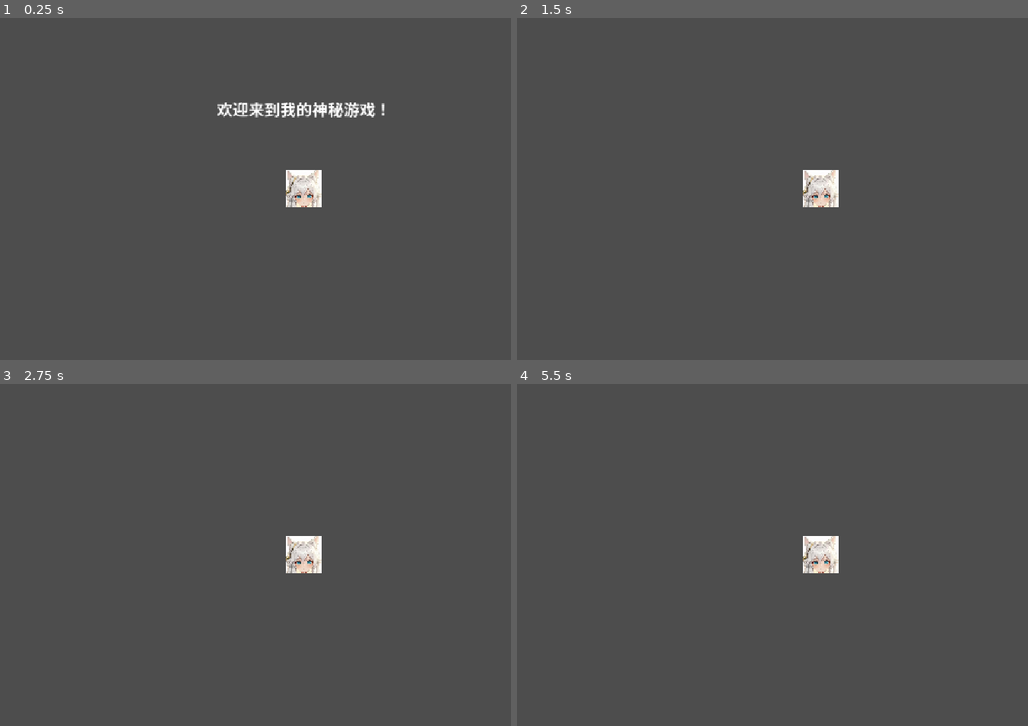
Above: before the commit, frames 1-4 (two rows, left to right).
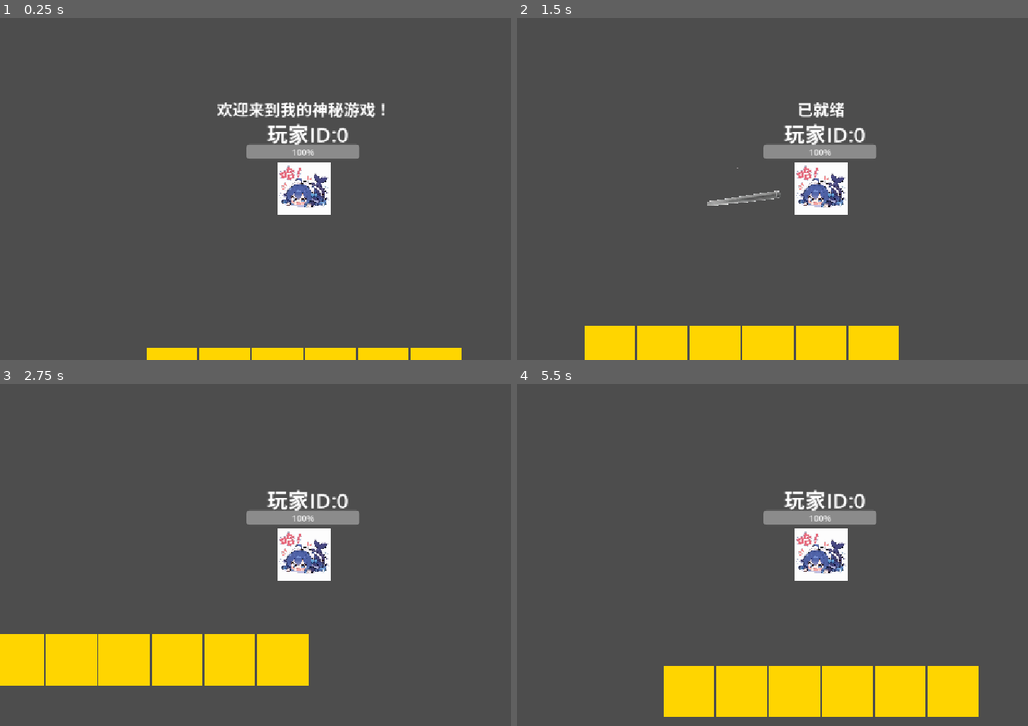
Above: after the commit, the same moments.

Repository: Sui-xie/NewGames
Game: Godot game, scene res://root.tscn
Two runs of this game, one before a commit and one after it. Both use one fixed random seed, a clock stepped at 60 frames per second and the inputs below.
Inputs (mouse positions are in pixels of both pictures, inside the frame that each line leads up to):
- Up to frame 1 (0.25 s): no input
- Up to frame 2 (1.5 s): tap Enter at 0.5 s; move the mouse to (956, 171) at 0.52 s; hold D (move_right) 0.53-1.28 s; click (956, 171) at 0.67 s; move the mouse to (700, 206) at 1.27 s; hold S (move_down) from 1.28 s (still down); click (700, 206) at 1.42 s
- Up to frame 3 (2.75 s): move the mouse to (362, 479) at 2.02 s; release S (move_down) at 2.03 s; hold D (move_right) from 2.03 s (still down); click (362, 479) at 2.17 s
- Up to frame 4 (5.5 s): move the mouse to (792, 623) at 2.77 s; release D (move_right) at 2.78 s; hold W (move_up) 2.78-3.53 s; click (792, 623) at 2.92 s; move the mouse to (1002, 606) at 3.52 s; hold A (move_left) 3.53-5.03 s; click (1002, 606) at 3.67 s; move the mouse to (639, 503) at 4.27 s; click (639, 503) at 4.42 s; move the mouse to (849, 555) at 5.02 s; hold S (move_down) from 5.03 s (still down); click (849, 555) at 5.17 s

The runs differ from the first frame. In frame 1, 4.9% of the frame differs, in the area x 28-91%, y 30-100%; in frame 2, 9.3%; in frame 3, 12%; in frame 4, 12%, in the area x 28-91%, y 30-98%.
Error before the commit: Invalid call. Nonexistent function 'on' in base 'Nil'. (res://scripts/ctx/ui/titleBuffer.gd:12)

Commit message:
统一地图尺寸，增加了一个示例方块

Diff:
--- a/root.tscn
+++ b/root.tscn
@@ -1,6 +1,25 @@
 [gd_scene format=3 uid="uid://88wsrkbfkyis"]
 
 [ext_resource type="Script" uid="uid://bcdqv1nsx2e44" path="res://scripts/ctx/boot.gd" id="1_pq8q7"]
+[ext_resource type="PackedScene" uid="uid://updfen2abe1g" path="res://scene/block.tscn" id="2_pyidc"]
 
 [node name="Node2D" type="Node2D" unique_id=1239942775]
 script = ExtResource("1_pq8q7")
+
+[node name="Block4" parent="." unique_id=1481412891 instance=ExtResource("2_pyidc")]
+position = Vector2(300, 300)
+
+[node name="Block5" parent="." unique_id=1737926061 instance=ExtResource("2_pyidc")]
+position = Vector2(400, 300)
+
+[node name="Block6" parent="." unique_id=1427239008 instance=ExtResource("2_pyidc")]
+position = Vector2(500, 300)
+
+[node name="Block" parent="." unique_id=1479220787 instance=ExtResource("2_pyidc")]
+position = Vector2(0, 300)
+
+[node name="Block2" parent="." unique_id=1564198117 instance=ExtResource("2_pyidc")]
+position = Vector2(100, 300)
+
+[node name="Block3" parent="." unique_id=1648560001 instance=ExtResource("2_pyidc")]
+position = Vector2(200, 300)
--- a/scene/Bailu.tscn
+++ b/scene/Bailu.tscn
@@ -1,12 +1,13 @@
 [gd_scene format=3 uid="uid://cdawo4msk61ki"]
 
-[ext_resource type="Script" uid="uid://dhbyrqf5syh0p" path="res://scripts/bailu.gd" id="1_hnooe"]
+[ext_resource type="Script" uid="uid://dhbyrqf5syh0p" path="res://scripts/lib/bailu.gd" id="1_hnooe"]
 [ext_resource type="Texture2D" uid="uid://bd7xboiv48nhf" path="res://assets/IMG/白露.jpeg" id="2_lyqr5"]
 
 [sub_resource type="RectangleShape2D" id="RectangleShape2D_cypby"]
 size = Vector2(147, 205)
 
-[node name="Area2D" type="Area2D" unique_id=1627179251]
+[node name="Area2D" type="CharacterBody2D" unique_id=21817119]
+collision_layer = 4
 script = ExtResource("1_hnooe")
 
 [node name="白露" type="Sprite2D" parent="." unique_id=2003839266]
--- a/scene/attack.tscn
+++ b/scene/attack.tscn
@@ -1,6 +1,6 @@
 [gd_scene format=3 uid="uid://cjhod43q2p3na"]
 
-[ext_resource type="Script" uid="uid://boj1ygpl28bjb" path="res://scripts/attack.gd" id="1_4620e"]
+[ext_resource type="Script" uid="uid://boj1ygpl28bjb" path="res://scripts/lib/attack.gd" id="1_4620e"]
 
 [node name="Attack" type="Node" unique_id=1130526934]
 script = ExtResource("1_4620e")
--- /dev/null
+++ b/scene/block.tscn
@@ -0,0 +1,19 @@
+[gd_scene format=3 uid="uid://updfen2abe1g"]
+
+[ext_resource type="Script" uid="uid://d00vgtiikq3oi" path="res://scripts/lib/wall.gd" id="1_osf0l"]
+[ext_resource type="Texture2D" uid="uid://du5gdunoaquvp" path="res://assets/IMG/黄方块.png" id="1_xv03h"]
+
+[sub_resource type="RectangleShape2D" id="RectangleShape2D_cypby"]
+size = Vector2(100, 100)
+
+[node name="Block" type="StaticBody2D" unique_id=1481412891]
+script = ExtResource("1_osf0l")
+
+[node name="CollisionShape2D" type="CollisionShape2D" parent="." unique_id=608447017]
+position = Vector2(50, 50)
+shape = SubResource("RectangleShape2D_cypby")
+
+[node name="黄方块" type="Sprite2D" parent="." unique_id=88519428]
+position = Vector2(50, 50)
+scale = Vector2(0.96, 0.96)
+texture = ExtResource("1_xv03h")
--- a/scene/bullet.tscn
+++ b/scene/bullet.tscn
@@ -1,21 +1,22 @@
 [gd_scene format=3 uid="uid://brfd0de5ypdgw"]
 
 [ext_resource type="Texture2D" uid="uid://ctwbi4cxp6d2w" path="res://assets/IMG/钢管.png" id="1_qwydi"]
-[ext_resource type="Script" uid="uid://caijq2h5n1n5o" path="res://scripts/buttlt.gd" id="1_xw300"]
+[ext_resource type="Script" uid="uid://caijq2h5n1n5o" path="res://scripts/lib/buttlt.gd" id="1_xw300"]
 
 [sub_resource type="CapsuleShape2D" id="CapsuleShape2D_cypby"]
-radius = 15.228062
-height = 349.5855
+radius = 7.2005434
+height = 138.87358
 
 [node name="Bullet" type="Area2D" unique_id=500824647]
+collision_mask = 7
 script = ExtResource("1_xw300")
 
 [node name="CollisionShape2D" type="CollisionShape2D" parent="." unique_id=1783842298]
-position = Vector2(-1.9999998, -19.000002)
+position = Vector2(-1, 1)
 rotation = -1.9970777
 shape = SubResource("CapsuleShape2D_cypby")
 
 [node name="钢管" type="Sprite2D" parent="." unique_id=1811979406]
-position = Vector2(0.99999905, 0.9999981)
-scale = Vector2(0.09459463, 0.0945946)
+position = Vector2(-0.99999994, 8.999999)
+scale = Vector2(0.03800677, 0.03800676)
 texture = ExtResource("1_qwydi")
--- a/scene/player.tscn
+++ b/scene/player.tscn
@@ -1,24 +1,43 @@
 [gd_scene format=3 uid="uid://2aax3kom5fv1"]
 
 [ext_resource type="Script" uid="uid://caiwui538ovx5" path="res://scripts/player/player.gd" id="1_hjaqi"]
-[ext_resource type="Texture2D" uid="uid://b52iw7i5r1daj" path="res://assets/IMG/avator.png" id="2_fvtld"]
+[ext_resource type="Texture2D" uid="uid://optychjbwqhc" path="res://assets/IMG/哈！.jpg" id="2_hjaqi"]
 
 [sub_resource type="RectangleShape2D" id="RectangleShape2D_pyidc"]
-size = Vector2(68, 69)
+size = Vector2(100, 100)
 
-[node name="Player" type="CharacterBody2D" unique_id=1862613727]
+[node name="Player" type="CharacterBody2D" unique_id=1862613727 node_paths=PackedStringArray("nameLabel", "healthBar")]
+collision_layer = 2
 script = ExtResource("1_hjaqi")
-metadata/_edit_horizontal_guides_ = [95.0]
-metadata/_edit_vertical_guides_ = [95.0]
+nameLabel = NodePath("Label")
+healthBar = NodePath("ProgressBar")
+metadata/_edit_horizontal_guides_ = [95.0, 100.0]
+metadata/_edit_vertical_guides_ = [95.0, 100.0]
 
 [node name="Camera2D" type="Camera2D" parent="." unique_id=1551384539]
 position = Vector2(0.5, 1.5)
 
 [node name="CollisionShape2D" type="CollisionShape2D" parent="." unique_id=1452549003]
-position = Vector2(-1, -0.5)
+position = Vector2(3.8146973e-06, 0)
 shape = SubResource("RectangleShape2D_pyidc")
 
-[node name="Sprite2D" type="Sprite2D" parent="." unique_id=1729384052]
-position = Vector2(-1, 0)
-scale = Vector2(0.35602096, 0.35602093)
-texture = ExtResource("2_fvtld")
+[node name="Label" type="Label" parent="." unique_id=191140649]
+offset_left = -280.0
+offset_top = -140.0
+offset_right = 295.0
+offset_bottom = -68.0
+theme_override_font_sizes/font_size = 40
+text = "测试文本"
+horizontal_alignment = 1
+vertical_alignment = 1
+
+[node name="ProgressBar" type="ProgressBar" parent="." unique_id=242200211]
+offset_left = -109.0
+offset_top = -83.0
+offset_right = 105.0
+offset_bottom = -55.0
+
+[node name="哈！" type="Sprite2D" parent="." unique_id=1147042313]
+position = Vector2(3.8146973e-06, 3.8146973e-06)
+scale = Vector2(0.07974482, 0.07974482)
+texture = ExtResource("2_hjaqi")
--- a/scene/uiLayer.tscn
+++ b/scene/uiLayer.tscn
@@ -3,8 +3,9 @@
 [ext_resource type="Script" uid="uid://c7him70q3gqym" path="res://scripts/ctx/ui/titleBuffer.gd" id="1_4fdtc"]
 [ext_resource type="Script" uid="uid://d0vty1afxxauj" path="res://scripts/ctx/ui.gd" id="1_e0myg"]
 
-[node name="CanvasLayer" type="CanvasLayer" unique_id=1427578230]
+[node name="CanvasLayer" type="CanvasLayer" unique_id=1427578230 node_paths=PackedStringArray("titleBuffer")]
 script = ExtResource("1_e0myg")
+titleBuffer = NodePath("title")
 
 [node name="title" type="Label" parent="." unique_id=1656918761]
 anchors_preset = 5
--- a/scripts/ctx/boot.gd
+++ b/scripts/ctx/boot.gd
@@ -3,6 +3,8 @@
 const bus = preload("res://scripts/ctx/lib/eventBus.gd")
 const playerMgr = preload("res://scripts/ctx/lib/playerMgr.gd")
 const uiLayer: PackedScene = preload('res://scene/uiLayer.tscn')
+
+const attack = preload('res://scripts/lib/attack.gd')
 
 # 该脚本中，不应该使用ctx的任何服务，还未加载
 func _ready() -> void:
@@ -14,7 +16,7 @@
 
 	var ui = uiLayer.instantiate()
 	ctx.registerService('ui',ui)
-	ctx.add_child(ui)
+	self.add_child(ui)
 
 	var mgr: PlayerMgr = playerMgr.new()
 	ctx.registerService('playerMgr',mgr)
@@ -30,3 +32,4 @@
 func start():
 	var p:PlayerMgr = ctx.getService('playerMgr')
 	p.addPlayer(0,true)
+	add_child(attack.new())
--- a/scripts/ctx/lib/playerMgr.gd
+++ b/scripts/ctx/lib/playerMgr.gd
@@ -17,12 +17,13 @@
 	pass
 
 func addPlayer(id,client:bool = false):
-	#print("[INFO]即将添加一个玩家到节点:")
+	print("[INFO]即将添加一个玩家到节点,ID:",id)
 	var p1: PackedScene = load('res://scene/player.tscn')
 	var p:Player = p1.instantiate()
 	p.client = client
 	p.id = id
 	p.deadCallback = playerDead
+	p.position.x = 300
 	root.add_child(p)
 	if players.size() < id + 1:
 		players.resize(id + 1)
@@ -31,3 +32,7 @@
 
 func playerDead(id):
 	players[id] = null
+
+func getPlayer(id):
+	print("[INFO]即将返回id为:",id,"的玩家")
+	return players[id]
--- a/scripts/ctx/ui.gd
+++ b/scripts/ctx/ui.gd
@@ -1,9 +1,9 @@
 extends CanvasLayer
 
-var titleBuffer:TitleBuffer
+@export var titleBuffer:TitleBuffer
 
 func _ready() -> void:
-	titleBuffer = get_node('/title')
+	pass
 
 
 # Called every frame. 'delta' is the elapsed time since the previous frame.
--- a/scripts/ctx/ui/titleBuffer.gd
+++ b/scripts/ctx/ui/titleBuffer.gd
@@ -5,7 +5,6 @@
 		['欢迎来到我的神秘游戏！',1]
 	]
 var t:float = 0
-var ctx:Ctx
 
 # Called when the node enters the scene tree for the first time.
 func _ready() -> void:
--- a/scripts/bailu.gd
+++ b/scripts/lib/bailu.gd
@@ -1,4 +1,4 @@
-extends Area2D
+extends CharacterBody2D
 
 var hp:int = 1000
 var callBack:Callable
@@ -11,14 +11,12 @@
 
 func _ready() -> void:
 	if player == null:
-		player = getPlayer()
+		getPlayer()
 	print(self.name)
 
 func getPlayer():
-	for i in ctx.players.size():
-		if ctx.players[i] == null:
-			continue
-		return ctx.players[i]#为了以后实现复杂的索敌预留的
+	var players:PlayerMgr =	ctx.getService('playerMgr')
+	player = players.getPlayer(0)
 
 func _process(delta: float) -> void:
 	ai(delta)
@@ -33,7 +31,8 @@
 
 func ai(delta:float):
 	var deg := (self.global_position - player.global_position).angle() + deg_to_rad(180)
-	self.position += Vector2.from_angle(deg) * speed * delta
+	velocity = Vector2.from_angle(deg) * speed
+	move_and_slide()
 	shoot()
 
 
--- a/scripts/buttlt.gd
+++ b/scripts/lib/buttlt.gd
@@ -26,12 +26,15 @@
 	self.position += Vector2.from_angle(rot) * speed * delta
 
 func body_enter(b:Node) -> void:
+	if "meta" in b:
+		if "noEntry" in b.meta:
+			queue_free()
+			return
 	if b == shooter : return
 	if not('team' in b):return
 	if not('team' in shooter):return
 	if b.team == shooter.team:return
 	if b.has_method('changeHp'):
-		print("扣血:",damage,"剩余:",b.hp)
 		b.changeHp(damage)
 	else:
 		print("[WARN]Not found Method: changeHp,Node Name is:",b.name)
--- /dev/null
+++ b/scripts/lib/wall.gd
@@ -0,0 +1,12 @@
+extends StaticBody2D
+
+var meta = ["noEntry"]
+
+# Called when the node enters the scene tree for the first time.
+func _ready() -> void:
+	pass # Replace with function body.
+
+
+# Called every frame. 'delta' is the elapsed time since the previous frame.
+func _process(delta: float) -> void:
+	pass
--- a/scripts/player/player.gd
+++ b/scripts/player/player.gd
@@ -2,6 +2,8 @@
 class_name Player
 
 @export var speed: float = 200
+@export var nameLabel:Label
+@export var healthBar:ProgressBar
 var cam:Camera2D
 var zoom: Vector2 = Vector2(1,1)
 var zoomSpeed: float = 0.05
@@ -9,8 +11,9 @@
 var minZoom: Vector2 = Vector2(0.1,0.1)
 var bullet: PackedScene = preload('res://scene/bullet.tscn')
 var cooling = 0
-var collingTime = 0.8
+var collingTime = 0.3
 var hp:float = 1000
+var maxHp:float = 1000
 var team:int = 1
 var id;
 var deadCallback:Callable;
@@ -25,12 +28,14 @@
 	move_and_slide()
 
 func _process(delta: float) -> void:
+	nameLabel.text = "玩家ID:{id}".format({"id":id})
+	healthBar.value = (hp / maxHp) * 100
 	if cooling != 0:
 		cooling -= delta
 		if cooling < 0:cooling = 0
+	if Input.is_mouse_button_pressed(MOUSE_BUTTON_LEFT):shoot()
 
 func _input(e):
-	shoot(e)
 	if e is InputEventMouseButton:
 		if e.button_index == MOUSE_BUTTON_WHEEL_UP:
 			change_zoom(zoomSpeed)
@@ -38,7 +43,7 @@
 			change_zoom(-zoomSpeed)
 
 func _ready() -> void:
-	#print("[INFO]PlayerReady")
+	print("[INFO]Player:",id," Ready")
 	if(id == null):
 		print("[ERROR]Player id is Null")
 		queue_free()
@@ -52,20 +57,17 @@
 	state = 'readay'
 
 
-func shoot(e:InputEvent):
+func shoot():
 	if cooling != 0:return
-	if e is InputEventMouseButton:
-		if e.button_index == MOUSE_BUTTON_LEFT:
-			if e.pressed:
-				var b:Buttlt = bullet.instantiate()
-				b.shooter = self
-				var r := (get_global_mouse_position() - global_position).angle()
-				b.rot = r
-				b.rotation = r - deg_to_rad(-25)#偏二十五度，因为我懒得去修图
-				b.damage = 100
-				add_child(b)
-				b.global_position = self.global_position
-				cooling = collingTime
+	var b:Buttlt = bullet.instantiate()
+	b.shooter = self
+	var r := (get_global_mouse_position() - global_position).angle()
+	b.rot = r
+	b.rotation = r - deg_to_rad(-25)#偏二十五度，因为我懒得去修图
+	b.damage = 100
+	add_child(b)
+	b.global_position = self.global_position
+	cooling = collingTime
 
 func change_zoom(z):
 	if not(client):return#不在客户端运行直接不管这个
Binary file added: assets/IMG/哈！.jpg
Not shown, added: assets/IMG/哈！.jpg.import
Binary file added: assets/IMG/黄方块.png
Not shown, added: assets/IMG/黄方块.png.import
Renamed: scripts/attack.gd -> scripts/lib/attack.gd
Renamed: scripts/attack.gd.uid -> scripts/lib/attack.gd.uid
Renamed: scripts/bailu.gd.uid -> scripts/lib/bailu.gd.uid
Renamed: scripts/buttlt.gd.uid -> scripts/lib/buttlt.gd.uid
Not shown, added: scripts/lib/wall.gd.uid
